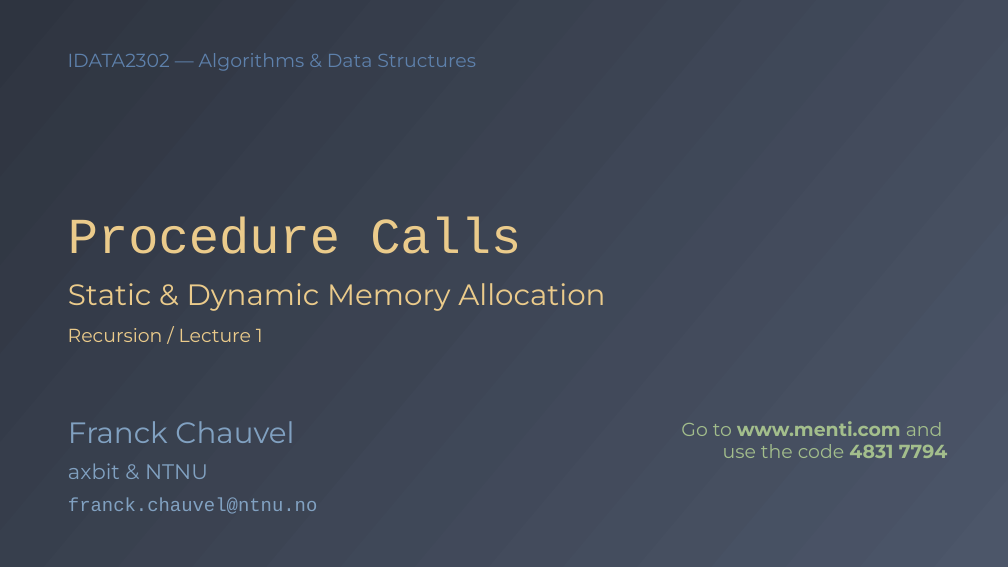
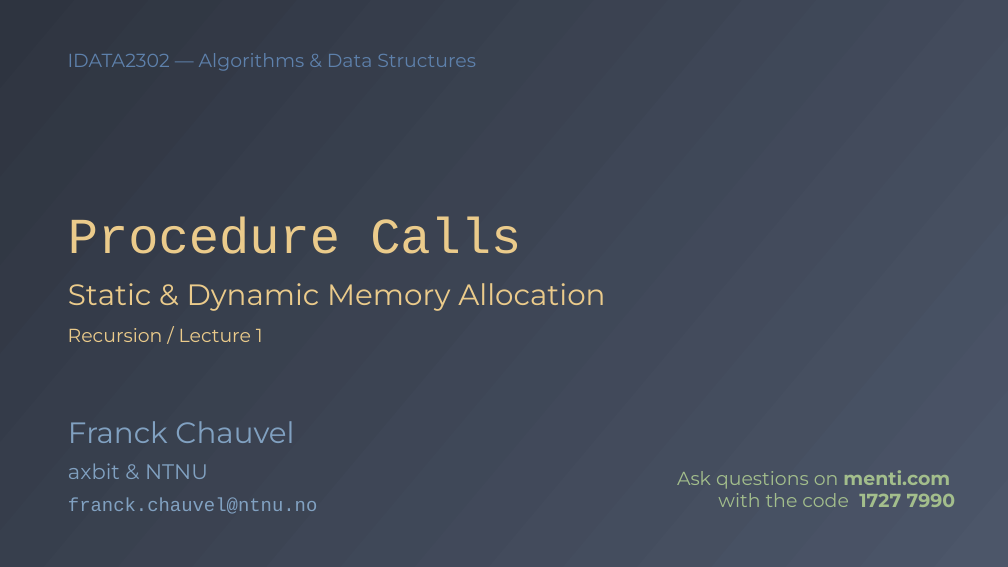
Before and after one commit to fchauvel/ntnu-idata2302-website, a slide deck: slide 1 of source/recursion/_static/procedure_calls/procedure_calls.pptx. Drawn at 1008x567 pixels with LibreOffice and Linux fonts; fonts in the diff are those of the drawing. Boxes give left, top, right and bottom in pixels: in the first picture for what was removed or moved away, otherwise in the second. Text is boxed around its words. In the diff, an @@ line names an element or a change of style, - is before the commit and + after.

```diff
--- a/source/recursion/_static/procedure_calls/procedure_calls.pptx
+++ b/source/recursion/_static/procedure_calls/procedure_calls.pptx
@@ text at (677, 470, 956, 507): text changed; bold off @@
-Go to www.menti.com and
-use the code 4831 7794
+Ask questions on menti.com
+with the code 1727 7990
```
Also in this commit, not shown: 2 other files.
